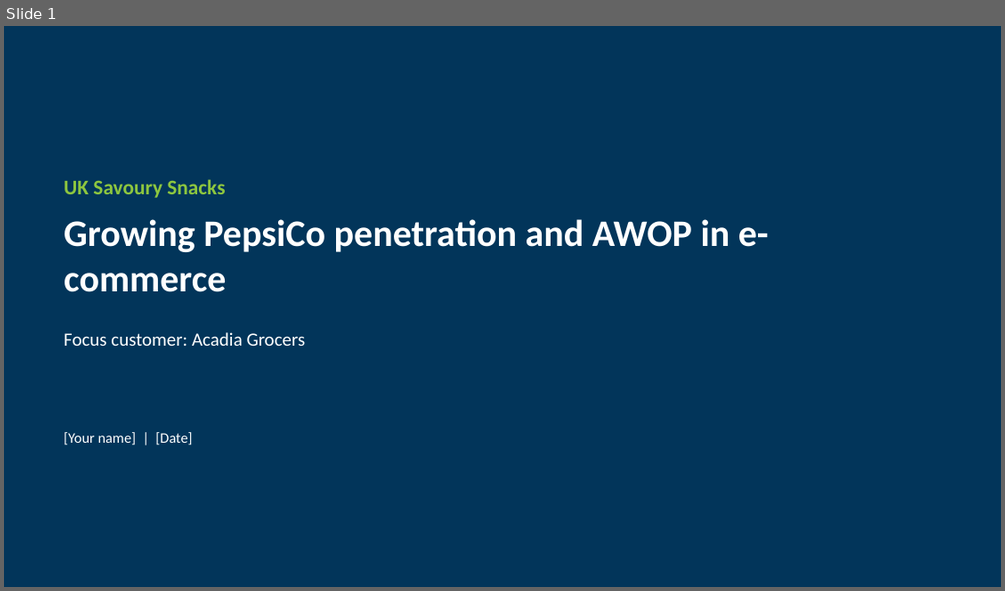
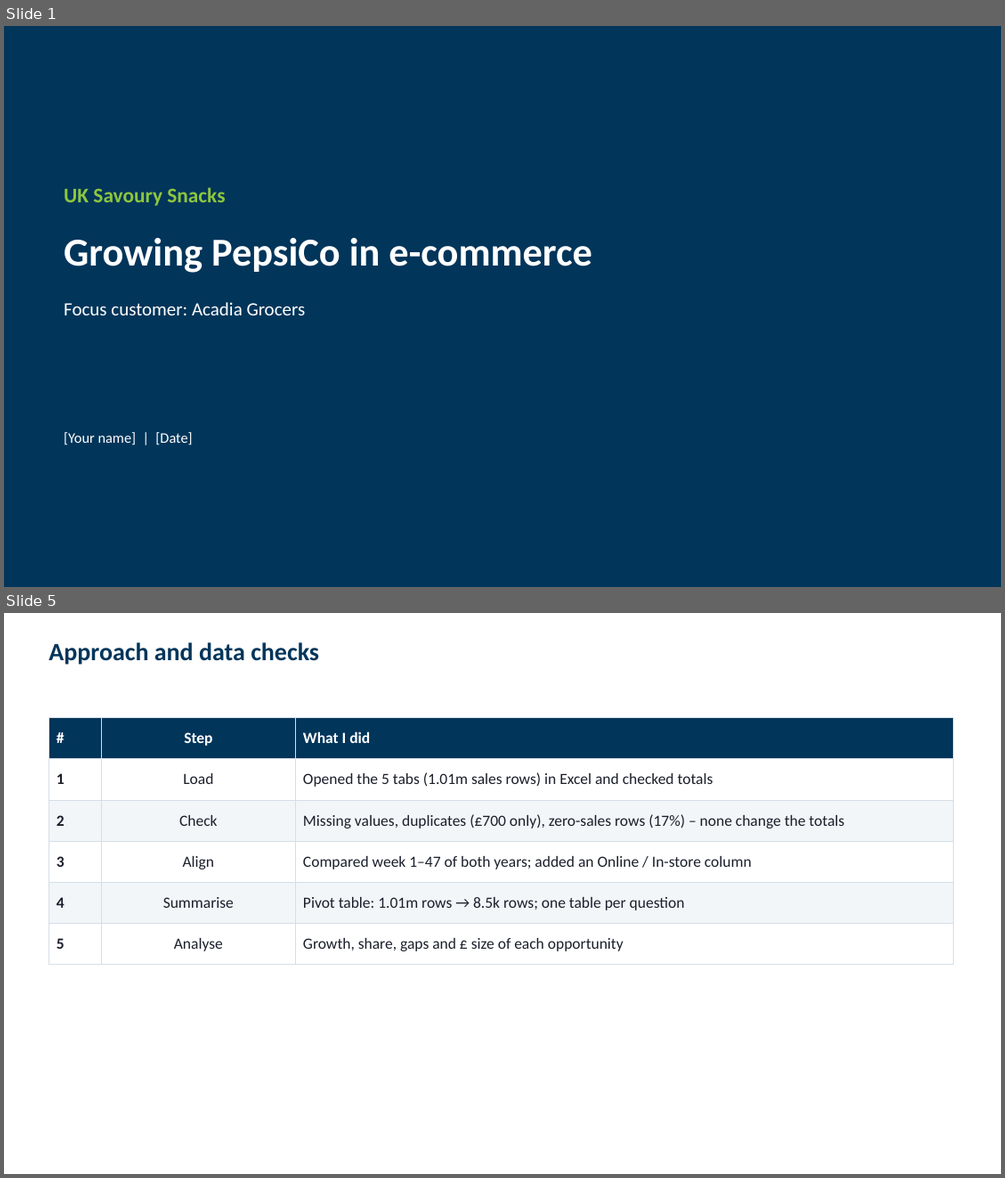
Before and after one commit to harshjunekumar/test-sample, a slide deck: case_study/PepsiCo_Savoury_Case_Study_Deck.pptx. Shown one above the other, each under a label of ours: slide 1 before the commit, slides 1 and 5 after it; the slides between them are not shown. The pictures are 1005x591 and 1005x1178 pixels, drawn with LibreOffice and Linux fonts; fonts in the diff are those of the drawing. Boxes give left, top, right and bottom in pixels: in the first picture for what was removed or moved away, otherwise in the second. Text is boxed around its words. In the diff, an @@ line names an element or a change of style, - is before the commit and + after.

```diff
--- a/case_study/PepsiCo_Savoury_Case_Study_Deck.pptx
+++ b/case_study/PepsiCo_Savoury_Case_Study_Deck.pptx
@@ slide 5 added at (x1=4, y1=613, x2=1001, y2=1174), background #FFFFFF @@
@@ title added at (x1=48, y1=642, x2=319, y2=665), 24 pt, text #02355A, bold @@
+Approach and data checks
@@ table added at (x1=48, y1=718, x2=954, y2=955), 6 rows, 3 columns @@
+# | Step | What I did
+1 | Load | Opened the 5 tabs (1.01m sales rows) in Excel and checked totals
+2 | Check | Missing values, duplicates (£700 only), zero-sales rows (17%) – none change the totals
+3 | Align | Compared week 1–47 of both years; added an Online / In-store column
+4 | Summarise | Pivot table: 1.01m rows → 8.5k rows; one table per question
+5 | Analyse | Growth, share, gaps and £ size of each opportunity
@@ slide 1 changed as well @@
@@ text "UK Savoury Snacks" moved from (x1=64, y1=179, x2=225, y2=198) to (x1=64, y1=187, x2=225, y2=206) @@
@@ text at (x1=64, y1=238, x2=592, y2=273): text changed; size 36 to 38 pt @@
-Growing PepsiCo penetration and AWOP in e-commerce
+Growing PepsiCo in e-commerce
@@ text "Growing PepsiCo in e-commerce" at (x1=64, y1=238, x2=592, y2=273): vertical alignment top to middle @@
@@ text "Focus customer: Acadia Grocers" moved from (x1=64, y1=332, x2=306, y2=346) to (x1=64, y1=302, x2=306, y2=315) @@
```
Also in this commit, not shown: 6 other slides changed, 1 other slide added, 2 slides removed.
